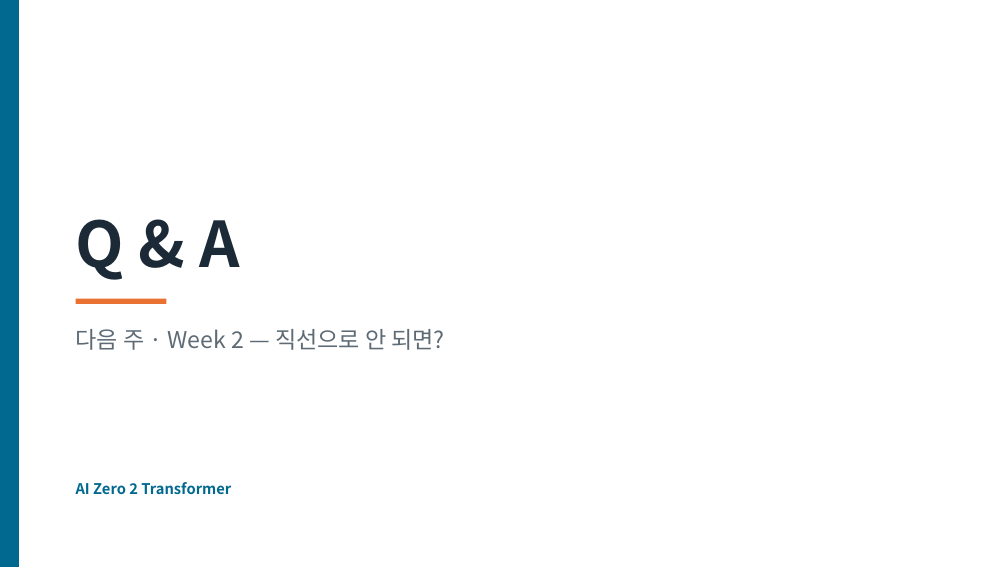
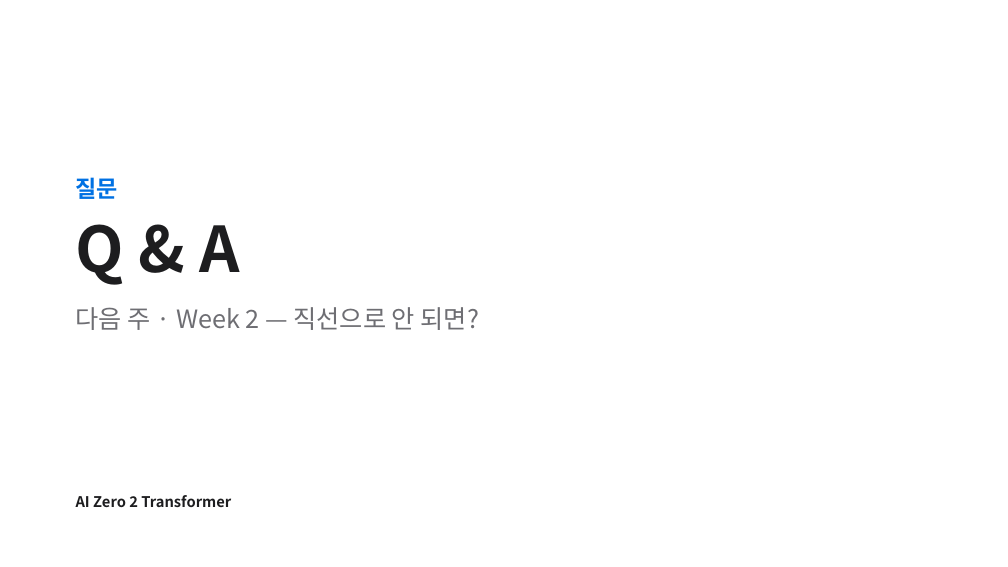
Before and after one commit to myunhh/AI-Zero-2-Transformers, a slide deck: slide 43 of lectures/week01_tensor_and_learning.pptx. Drawn at 1008x567 pixels with LibreOffice and Linux fonts; fonts in the diff are those of the drawing. Boxes give left, top, right and bottom in pixels: in the first picture for what was removed or moved away, otherwise in the second. Text is boxed around its words. In the diff, an @@ line names an element or a change of style, - is before the commit and + after.

```diff
--- a/lectures/week01_tensor_and_learning.pptx
+++ b/lectures/week01_tensor_and_learning.pptx
@@ rectangle removed at <box>0,0,19,567</box> @@
@@ text "질문": place and size @@
-text "질문" at <box>76,219,239,280</box>
+text "질문" at <box>76,177,479,330</box>
@@ text "질문" at <box>76,177,479,330</box>: vertical alignment bottom to middle @@
@@ text at <box>76,177,118,199</box>: paragraph added @@
+질문
@@ text at <box>76,224,239,285</box>: text colour #1B2A36 to #1D1D1F in "Q & A"; line spacing 1 to 1.05; more space between paragraphs @@
@@ rectangle removed at <box>76,299,166,304</box> @@
@@ text at <box>76,307,479,330</box>: paragraph added @@
+다음 주 · Week 2 — 직선으로 안 되면?
@@ text removed at <box>76,329,444,350</box> @@
-다음 주 · Week 2 — 직선으로 안 되면?
@@ text "AI Zero 2 Transformer": place and size @@
-text "AI Zero 2 Transformer" at <box>76,482,231,495</box>
+text "AI Zero 2 Transformer" at <box>76,495,231,507</box>
@@ text "AI Zero 2 Transformer" at <box>76,495,231,507</box>: text colour #01688F to #1D1D1F; line spacing 1 to 1.05; vertical alignment top to bottom @@
```
Also in this commit, not shown: 42 other slides changed, 22 other files.
